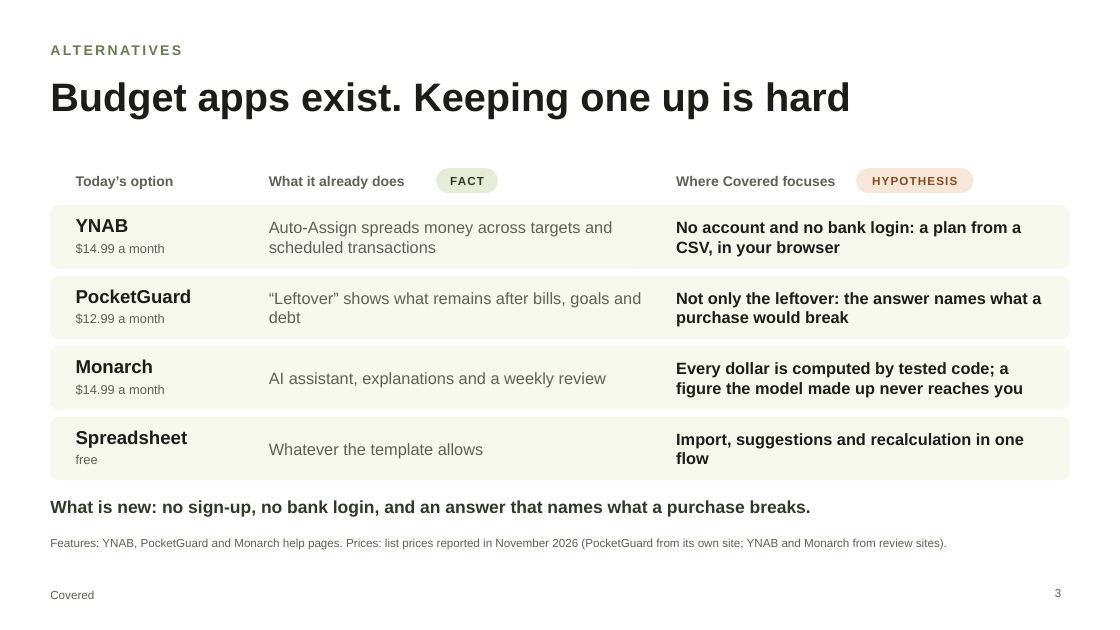
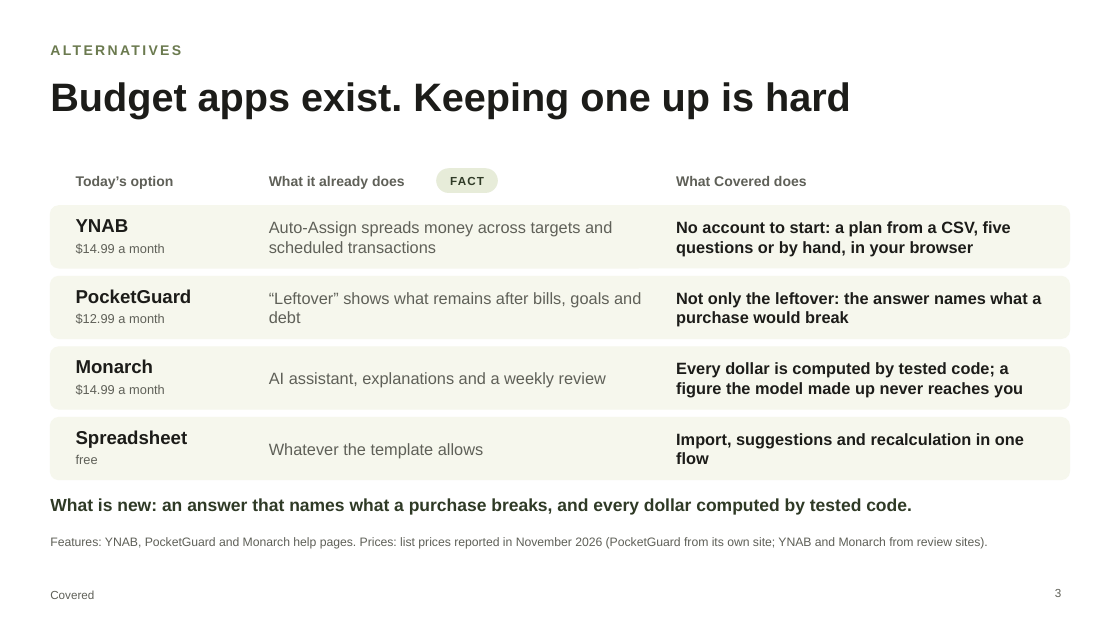
Before and after one commit to chinusoid/FractureTeam, a slide deck: slide 3 of pitch/covered-pitch.pptx. Drawn at 1120x630 pixels with LibreOffice and Linux fonts; fonts in the diff are those of the drawing. Boxes give left, top, right and bottom in pixels: in the first picture for what was removed or moved away, otherwise in the second. Text is boxed around its words. In the diff, an @@ line names an element or a change of style, - is before the commit and + after.

```diff
--- a/pitch/covered-pitch.pptx
+++ b/pitch/covered-pitch.pptx
@@ text at bbox=[676, 176, 807, 186]: text changed @@
-Where Covered focuses
+What Covered does
@@ rounded rectangle removed at bbox=[857, 169, 973, 192] @@
@@ text removed at bbox=[872, 177, 957, 185] @@
-HYPOTHESIS
@@ text at bbox=[676, 221, 1011, 256]: text changed @@
-No account and no bank login: a plan from a CSV, in your browser
+No account to start: a plan from a CSV, five questions or by hand, in your browser
@@ text at bbox=[50, 498, 912, 515]: text changed @@
-What is new: no sign-up, no bank login, and an answer that names what a purchase breaks.
+What is new: an answer that names what a purchase breaks, and every dollar computed by tested code.
@@ text "Features: YNAB, PocketGuard and Monarch ..." at bbox=[50, 537, 987, 549]: size 10 to 10.5 pt @@
```
Also in this commit, not shown: 9 other slides changed, 22 other files.
